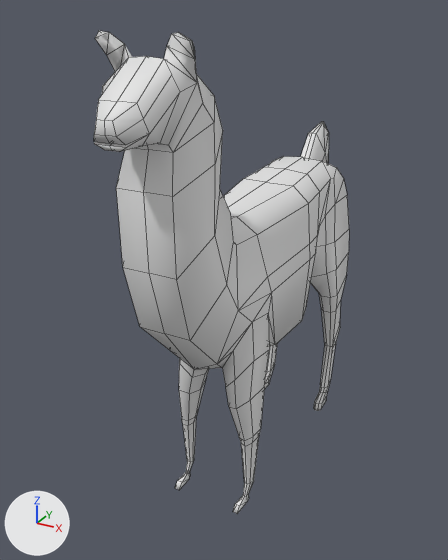
The Blender file temporal/archivos originales/blender/llama.blend as it was, and as the next commit left it.
Camera for both pictures: a 50 mm camera at (1.99, -4.09, 3.67) aimed at (-0.18, -0.14, 1.69). The lights are fixed; the arrows at lower left show +X, +Y and +Z. Mesh edges are drawn as thin lines.

In view in the first picture: 'Llama.001'.
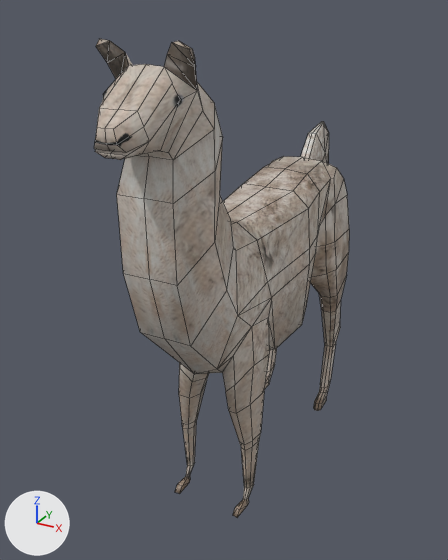
Boxes [x1, y1, x2, y2] around the edits, measured in the pictures (448 x 560 px; the box of a moved part takes in the faces that stretch with it):
'Llama.001', recoloured, reshaped
    before: [94, 31, 349, 514]
    after: [94, 39, 349, 518]
part 1 of me_llama, moved or reshaped
    before: [94, 31, 320, 514]
    after: [94, 39, 320, 518]

What the commit changed:
me_llama has 465 vertices, 491 faces and spans x -0.41..0.41, y -1.67..1.67, z -1.73..1.81.
me_llama is used by ob_llama_001; location (0.0, 0.0, 1.742).
me_llama part 1: all 246 vertices in x -0.4..0.4, y -1.67..0.29, z -1.7..1.81 are moved by (0.0, 0.0, -0.04).
me_llama now uses material mat_untitled (picture img_untitled).
